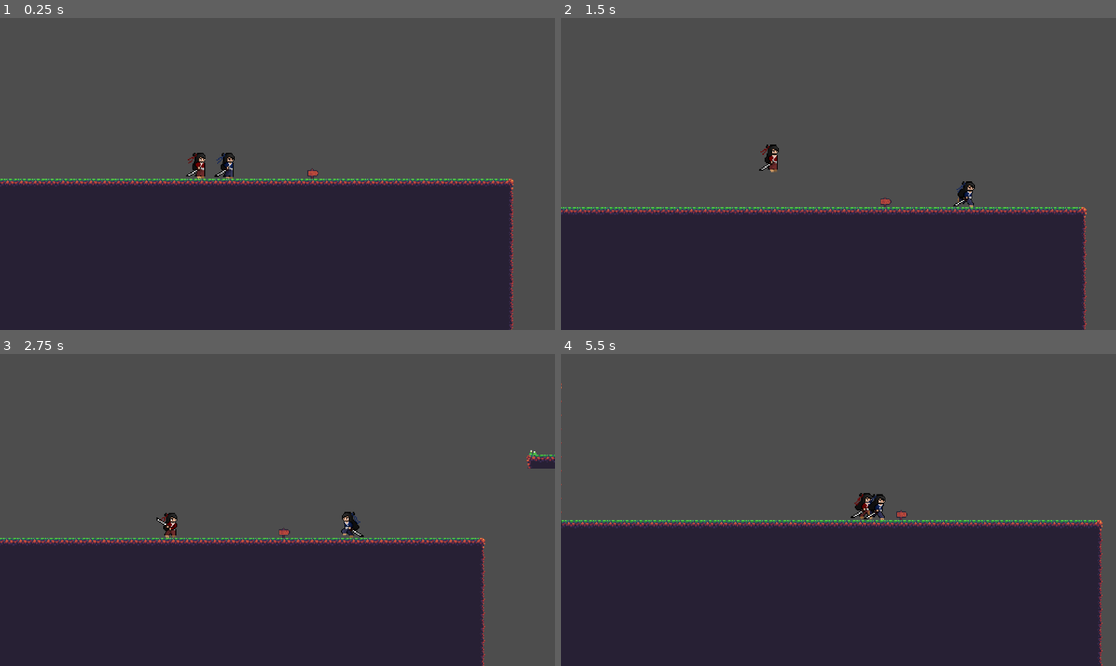
Above: before the commit, frames 1-4 (two rows, left to right).
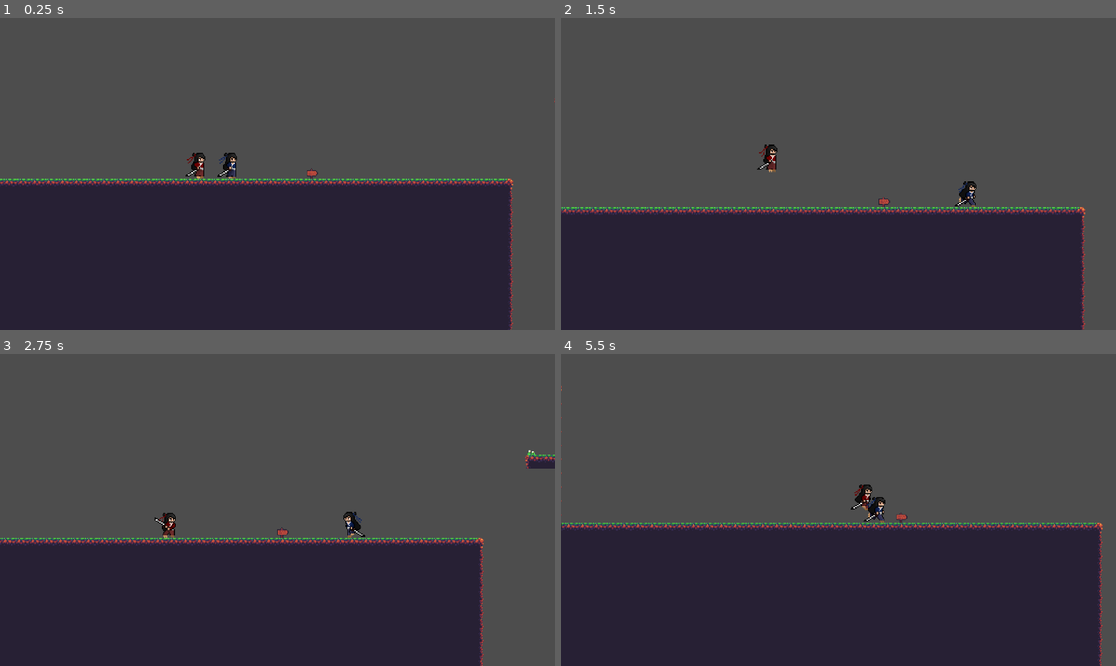
Above: after the commit, the same moments.

Repository: frema89/Shinto-Showdown
Game: Godot game, scene res://Level1.tscn
Same seed, same stepped clock (60 frames per second), same inputs: the game is played once before the commit and once after it.
Inputs:
- Up to frame 1 (0.25 s): no input
- Up to frame 2 (1.5 s): hold S (attackP1, bound only after the commit) 0.53-1.28 s; hold D (rightP1) from 0.53 s (still down); tap 1 (Level1) at 0.6 s; tap I (JumpP2) at 0.77 s; tap S (attackP1, bound only after the commit) at 1.35 s
- Up to frame 3 (2.75 s): tap I (JumpP2) at 1.52 s; tap 1 (Level1) at 1.55 s; release D (rightP1) at 2.03 s; hold A (leftP1) from 2.03 s (still down); hold B (DashP2) from 2.03 s (still down); tap S (attackP1, bound only after the commit) at 2.3 s
- Up to frame 4 (5.5 s): release A (leftP1) at 2.78 s; release B (DashP2) at 2.78 s; hold D (rightP1) 2.78-4.28 s; tap J (LeftP2) at 2.85 s; tap I (JumpP2) at 3.02, 3.77, 4.52 s; tap 1 (Level1) at 3.05, 3.6, 4.55 s; hold S (attackP1, bound only after the commit) 3.53-4.28 s; hold A (leftP1) 4.28-5.03 s; tap 2 (Level2) at 4.35 s; hold D (rightP1) from 5.03 s (still down); hold L (RightP2) from 5.03 s (still down); tap S (attackP1, bound only after the commit) at 5.3 s

The runs differ from the first frame. In frame 1, 1.5% of the frame differs, in the area x 0-100%, y 25-100%; in frame 2, 2.0%; in frame 3, 2.0%; in frame 4, 3.1%, in the area x 0-98%, y 9-100%.

Commit message:
Version 1.3
Work on attack (its hard!)

Diff:
--- a/shinto-showdown/P1.gd
+++ b/shinto-showdown/P1.gd
@@ -50,10 +50,19 @@
 
 	else:
 		rolltime = 0
+	if Input.is_action_just_pressed("attackP1"):
+		get_node("Hurtbox").disabled = false
+
+	else:
+		get_node("Hurtbox").disabled = true
 
 	if Input.is_action_pressed("dashP1"):
 		if not is_on_floor():
 			player_sprite.animation = "Dash"
+
+	elif Input.is_action_pressed("attackP1"):
+		player_sprite.animation = "Attack"
+
 	elif Input.is_action_pressed("jumpP1"):
 		player_sprite.animation = "Jump"
 
@@ -63,6 +72,7 @@
 	else:
 		player_sprite.animation = "Idle"
 	move_and_slide()
+
 
 	if position.y > 300:
 		if position.x > 1350:
--- a/shinto-showdown/P2.gd
+++ b/shinto-showdown/P2.gd
@@ -48,15 +48,25 @@
 				rolltime += delta
 			if rolltime > 0.8:
 				rolltime = 0.8
+	else:
+		rolltime = 0
+
+	if Input.is_action_just_pressed("attackP1"):
+		get_node("Hurtbox").disabled = false
 
 	else:
-		rolltime = 0
+		get_node("Hurtbox").disabled = true
 
 	if Input.is_action_pressed("DashP2"):
 		if not is_on_floor():
 			player_sprite.animation = "Dash"
+
+	elif Input.is_action_pressed("attackP1"):
+		player_sprite.animation = "Attack"
+
 	elif Input.is_action_pressed("JumpP2"):
 		player_sprite.animation = "Jump"
+
 
 	elif Input.is_action_pressed("RightP2") or Input.is_action_pressed("LeftP2"):
 		player_sprite.animation = "Run"
--- a/shinto-showdown/Player.tscn
+++ b/shinto-showdown/Player.tscn
@@ -4,9 +4,32 @@
 [ext_resource type="Texture2D" uid="uid://ddon76t6asj00" path="res://Assets for Y10 game/Samurai.png" id="1_xhfnw"]
 [ext_resource type="Script" uid="uid://4rus5n3lsarf" path="res://hitboxP1.gd" id="2_kne1u"]
 
+[sub_resource type="RectangleShape2D" id="RectangleShape2D_cxr5p"]
+size = Vector2(25, 16)
+
 [sub_resource type="RectangleShape2D" id="RectangleShape2D_xhfnw"]
 size = Vector2(11.5, 27.9375)
 
+[sub_resource type="AtlasTexture" id="AtlasTexture_hp6x6"]
+atlas = ExtResource("1_xhfnw")
+region = Rect2(96, 224, 48, 32)
+
+[sub_resource type="AtlasTexture" id="AtlasTexture_efikj"]
+atlas = ExtResource("1_xhfnw")
+region = Rect2(144, 224, 48, 32)
+
+[sub_resource type="AtlasTexture" id="AtlasTexture_itxgx"]
+atlas = ExtResource("1_xhfnw")
+region = Rect2(192, 224, 48, 32)
+
+[sub_resource type="AtlasTexture" id="AtlasTexture_yt0h1"]
+atlas = ExtResource("1_xhfnw")
+region = Rect2(240, 224, 48, 32)
+
+[sub_resource type="AtlasTexture" id="AtlasTexture_vd78s"]
+atlas = ExtResource("1_xhfnw")
+region = Rect2(288, 224, 48, 32)
+
 [sub_resource type="AtlasTexture" id="AtlasTexture_sg6sq"]
 atlas = ExtResource("1_xhfnw")
 region = Rect2(192, 192, 48, 32)
@@ -113,6 +136,26 @@
 
 [sub_resource type="SpriteFrames" id="SpriteFrames_hqns4"]
 animations = [{
+"frames": [{
+"duration": 1.0,
+"texture": SubResource("AtlasTexture_hp6x6")
+}, {
+"duration": 1.0,
+"texture": SubResource("AtlasTexture_efikj")
+}, {
+"duration": 1.0,
+"texture": SubResource("AtlasTexture_itxgx")
+}, {
+"duration": 1.0,
+"texture": SubResource("AtlasTexture_yt0h1")
+}, {
+"duration": 1.0,
+"texture": SubResource("AtlasTexture_vd78s")
+}],
+"loop": true,
+"name": &"Attack",
+"speed": 5.0
+}, {
 "frames": [{
 "duration": 1.0,
 "texture": SubResource("AtlasTexture_sg6sq")
@@ -222,13 +265,17 @@
 z_index = 5
 script = ExtResource("1_kne1u")
 
+[node name="Hurtbox" type="CollisionShape2D" parent="." unique_id=125112548]
+position = Vector2(18, 1)
+shape = SubResource("RectangleShape2D_cxr5p")
+
 [node name="CollisionShape2D" type="CollisionShape2D" parent="." unique_id=1031121288]
 shape = SubResource("RectangleShape2D_xhfnw")
 
-[node name="Area2D" type="Area2D" parent="." unique_id=346871497]
+[node name="Hitbox" type="Area2D" parent="." unique_id=346871497]
 script = ExtResource("2_kne1u")
 
-[node name="CollisionShape2D" type="CollisionShape2D" parent="Area2D" unique_id=1711424843]
+[node name="CollisionShape2D" type="CollisionShape2D" parent="Hitbox" unique_id=1711424843]
 shape = SubResource("RectangleShape2D_xhfnw")
 
 [node name="AnimatedSprite2D" type="AnimatedSprite2D" parent="." unique_id=1914726708]
@@ -236,7 +283,7 @@
 position = Vector2(7, -6)
 scale = Vector2(1, 1.25)
 sprite_frames = SubResource("SpriteFrames_hqns4")
-animation = &"Idle"
+animation = &"Attack"
 autoplay = "Idle"
 
-[connection signal="area_entered" from="Area2D" to="Area2D" method="_on_area_entered"]
+[connection signal="area_entered" from="Hitbox" to="Hitbox" method="_on_area_entered"]
--- a/shinto-showdown/Player2.tscn
+++ b/shinto-showdown/Player2.tscn
@@ -4,9 +4,32 @@
 [ext_resource type="Texture2D" uid="uid://c6v802cemufog" path="res://Assets for Y10 game/Samurai P2.png" id="2_eyttc"]
 [ext_resource type="Script" uid="uid://chr0o5ol6q40p" path="res://hitboxP2.gd" id="2_g3ar4"]
 
+[sub_resource type="RectangleShape2D" id="RectangleShape2D_eyttc"]
+size = Vector2(25, 20)
+
 [sub_resource type="RectangleShape2D" id="RectangleShape2D_g3ar4"]
 size = Vector2(11.5625, 28)
 
+[sub_resource type="AtlasTexture" id="AtlasTexture_b4axb"]
+atlas = ExtResource("2_eyttc")
+region = Rect2(96, 224, 48, 32)
+
+[sub_resource type="AtlasTexture" id="AtlasTexture_e7d53"]
+atlas = ExtResource("2_eyttc")
+region = Rect2(144, 224, 48, 32)
+
+[sub_resource type="AtlasTexture" id="AtlasTexture_w0bqa"]
+atlas = ExtResource("2_eyttc")
+region = Rect2(192, 224, 48, 32)
+
+[sub_resource type="AtlasTexture" id="AtlasTexture_s13mx"]
+atlas = ExtResource("2_eyttc")
+region = Rect2(240, 224, 48, 32)
+
+[sub_resource type="AtlasTexture" id="AtlasTexture_rbyhg"]
+atlas = ExtResource("2_eyttc")
+region = Rect2(288, 224, 48, 32)
+
 [sub_resource type="AtlasTexture" id="AtlasTexture_6qrfi"]
 atlas = ExtResource("2_eyttc")
 region = Rect2(96, 192, 48, 32)
@@ -106,33 +129,29 @@
 [sub_resource type="AtlasTexture" id="AtlasTexture_feu51"]
 atlas = ExtResource("2_eyttc")
 region = Rect2(336, 64, 48, 32)
-
-[sub_resource type="AtlasTexture" id="AtlasTexture_snpve"]
-atlas = ExtResource("2_eyttc")
-region = Rect2(48, 224, 48, 32)
-
-[sub_resource type="AtlasTexture" id="AtlasTexture_b4axb"]
-atlas = ExtResource("2_eyttc")
-region = Rect2(96, 224, 48, 32)
-
-[sub_resource type="AtlasTexture" id="AtlasTexture_e7d53"]
-atlas = ExtResource("2_eyttc")
-region = Rect2(144, 224, 48, 32)
-
-[sub_resource type="AtlasTexture" id="AtlasTexture_w0bqa"]
-atlas = ExtResource("2_eyttc")
-region = Rect2(192, 224, 48, 32)
-
-[sub_resource type="AtlasTexture" id="AtlasTexture_s13mx"]
-atlas = ExtResource("2_eyttc")
-region = Rect2(240, 224, 48, 32)
-
-[sub_resource type="AtlasTexture" id="AtlasTexture_rbyhg"]
-atlas = ExtResource("2_eyttc")
-region = Rect2(288, 224, 48, 32)
 
 [sub_resource type="SpriteFrames" id="SpriteFrames_e7d53"]
 animations = [{
+"frames": [{
+"duration": 1.0,
+"texture": SubResource("AtlasTexture_b4axb")
+}, {
+"duration": 1.0,
+"texture": SubResource("AtlasTexture_e7d53")
+}, {
+"duration": 1.0,
+"texture": SubResource("AtlasTexture_w0bqa")
+}, {
+"duration": 1.0,
+"texture": SubResource("AtlasTexture_s13mx")
+}, {
+"duration": 1.0,
+"texture": SubResource("AtlasTexture_rbyhg")
+}],
+"loop": true,
+"name": &"Attack",
+"speed": 5.0
+}, {
 "frames": [{
 "duration": 1.0,
 "texture": SubResource("AtlasTexture_6qrfi")
@@ -227,33 +246,14 @@
 "loop": true,
 "name": &"Run",
 "speed": 5.0
-}, {
-"frames": [{
-"duration": 1.0,
-"texture": SubResource("AtlasTexture_snpve")
-}, {
-"duration": 1.0,
-"texture": SubResource("AtlasTexture_b4axb")
-}, {
-"duration": 1.0,
-"texture": SubResource("AtlasTexture_e7d53")
-}, {
-"duration": 1.0,
-"texture": SubResource("AtlasTexture_w0bqa")
-}, {
-"duration": 1.0,
-"texture": SubResource("AtlasTexture_s13mx")
-}, {
-"duration": 1.0,
-"texture": SubResource("AtlasTexture_rbyhg")
-}],
-"loop": true,
-"name": &"new_animation",
-"speed": 5.0
 }]
 
 [node name="CharacterBody2D" type="CharacterBody2D" unique_id=1554889734]
 script = ExtResource("1_mjxxk")
+
+[node name="Hurtbox" type="CollisionShape2D" parent="." unique_id=284512815]
+position = Vector2(18.5, 0)
+shape = SubResource("RectangleShape2D_eyttc")
 
 [node name="CollisionShape2D" type="CollisionShape2D" parent="." unique_id=1136968532]
 shape = SubResource("RectangleShape2D_g3ar4")
@@ -269,9 +269,9 @@
 position = Vector2(7, -6)
 scale = Vector2(1, 1.25)
 sprite_frames = SubResource("SpriteFrames_e7d53")
-animation = &"new_animation"
+animation = &"Attack"
 autoplay = "Run"
-frame = 4
-frame_progress = 0.7920152
+frame = 3
+frame_progress = 0.9005029
 
 [connection signal="area_entered" from="Area2D" to="Area2D" method="_on_area_entered"]
--- a/shinto-showdown/project.godot
+++ b/shinto-showdown/project.godot
@@ -62,15 +62,23 @@
 , Object(InputEventKey,"resource_local_to_scene":false,"resource_name":"","device":-1,"window_id":0,"alt_pressed":false …(182 unchanged characters)…
 ]
 }
+Level1={
+"deadzone": 0.2,
+"events": [Object(InputEventKey,"resource_local_to_scene":false,"resource_name":"","device":-1,"window_id":0,"alt_pressed":false,"shift_pressed":false,"ctrl_pressed":false,"meta_pressed":false,"pressed":false,"keycode":0,"physical_keycode":49,"key_label":0,"unicode":49,"location":0,"echo":false,"script":null)
+]
+}
 Level2={
 "deadzone": 0.2,
-"events": [Object(InputEventKey,"resource_local_to_scene":fa …(140 unchanged characters)… d":false,"keycode":0,"physical_keycode":89,"key_label":0,"unicode":121,"location":0,"echo":false,"script":null)
-, Object(InputEventKey,"resource_local_to_scene":false,"resource_name":"","device":-1,"window_id":0,"alt_pressed":false,"shift_pressed":false,"ctrl_pressed":false,"meta_pressed":false,"pressed":false,"keycode":0,"physical_keycode":50,"key_label":0,"unicode":50,"location":0,"echo":false,"script":null)
+"events": [Object(InputEventKey,"resource_local_to_scene":fa …(140 unchanged characters)… d":false,"keycode":0,"physical_keycode":50,"key_label":0,"unicode":50,"location":0,"echo":false,"script":null)
 ]
 }
-Level1={
+attackP1={
 "deadzone": 0.2,
-"events": [Object(InputEventKey,"resource_local_to_scene":fa …(141 unchanged characters)… ":false,"keycode":0,"physical_keycode":84,"key_label":0,"unicode":116,"location":0,"echo":false,"script":null)
-, Object(InputEventKey,"resource_local_to_scene":false,"resource_name":"","device":-1,"window_id":0,"alt_pressed":false,"shift_pressed":false,"ctrl_pressed":false,"meta_pressed":false,"pressed":false,"keycode":0,"physical_keycode":49,"key_label":0,"unicode":49,"location":0,"echo":false,"script":null)
+"events": [Object(InputEventKey,"resource_local_to_scene":fa …(141 unchanged characters)… ":false,"keycode":0,"physical_keycode":83,"key_label":0,"unicode":115,"location":0,"echo":false,"script":null)
 ]
 }
+AttackP2={
+"deadzone": 0.2,
+"events": [Object(InputEventKey,"resource_local_to_scene":false,"resource_name":"","device":-1,"window_id":0,"alt_pressed":false,"shift_pressed":false,"ctrl_pressed":false,"meta_pressed":false,"pressed":false,"keycode":0,"physical_keycode":75,"key_label":0,"unicode":107,"location":0,"echo":false,"script":null)
+]
+}
